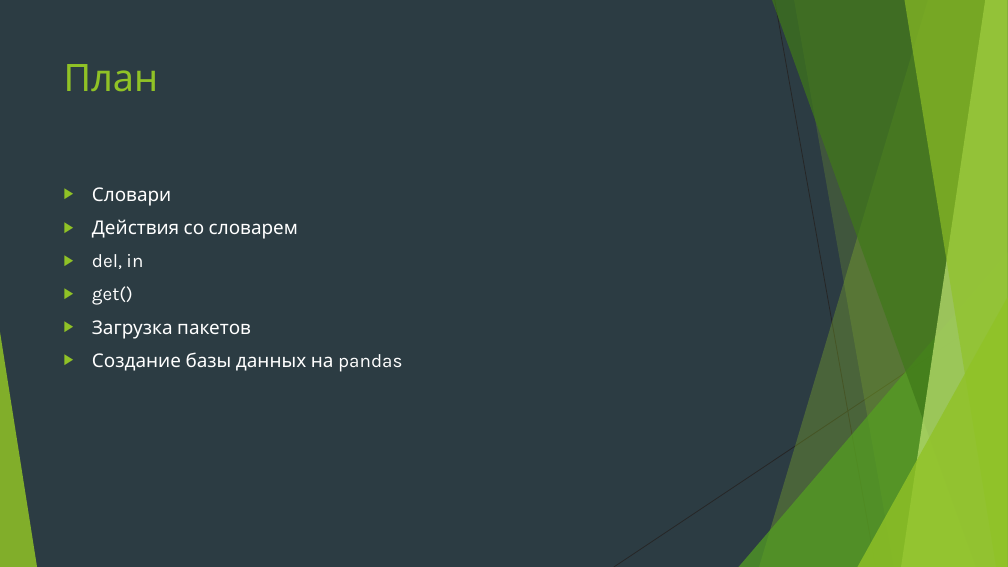
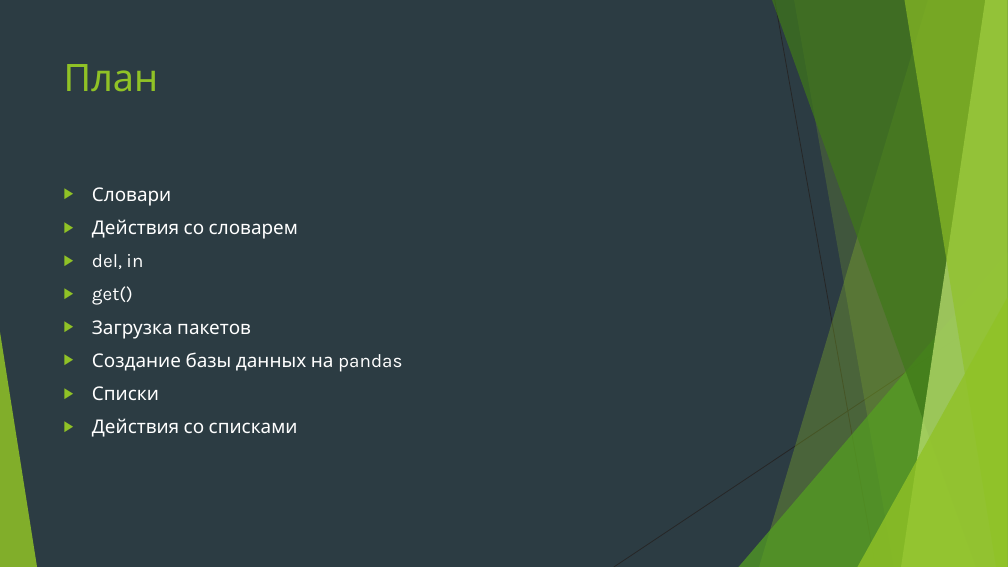
Before and after one commit to Yegor9151/for_corund, a slide deck: slide 2 of course_project_for_korund/ver 1.1/уроки/урок 7.pptx. Drawn at 1008x567 pixels with LibreOffice and Linux fonts; fonts in the diff are those of the drawing. Boxes give left, top, right and bottom in pixels: in the first picture for what was removed or moved away, otherwise in the second. Text is boxed around its words. In the diff, an @@ line names an element or a change of style, - is before the commit and + after.

```diff
--- a/course_project_for_korund/ver 1.1/уроки/урок 7.pptx
+++ b/course_project_for_korund/ver 1.1/уроки/урок 7.pptx
@@ text at (92,386,298,437): paragraphs added @@
+▶ Списки
+▶ Действия со списками
```
Also in this commit, not shown: 1 other slide changed, 6 slides added, 1 slide removed.
